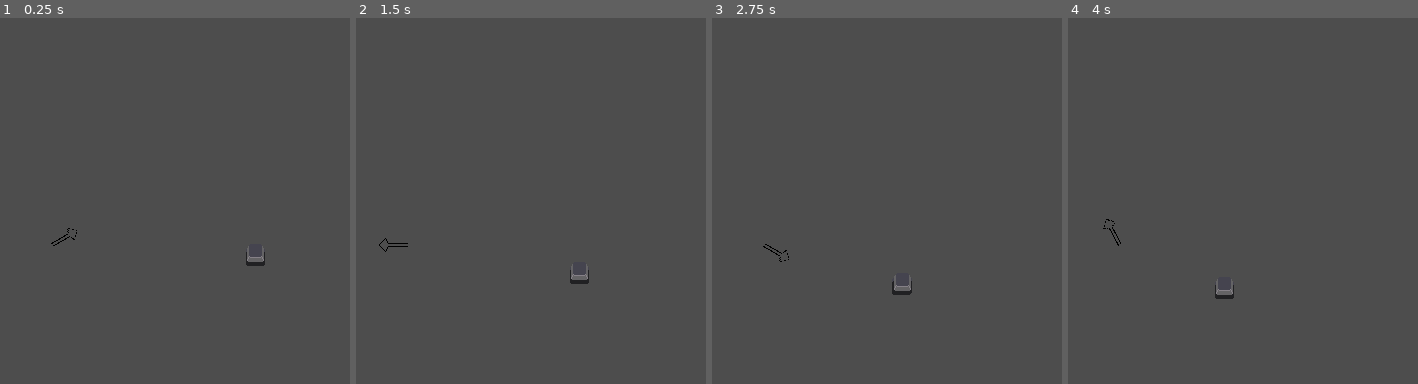
Above: before the commit, frames 1-4 (left to right).
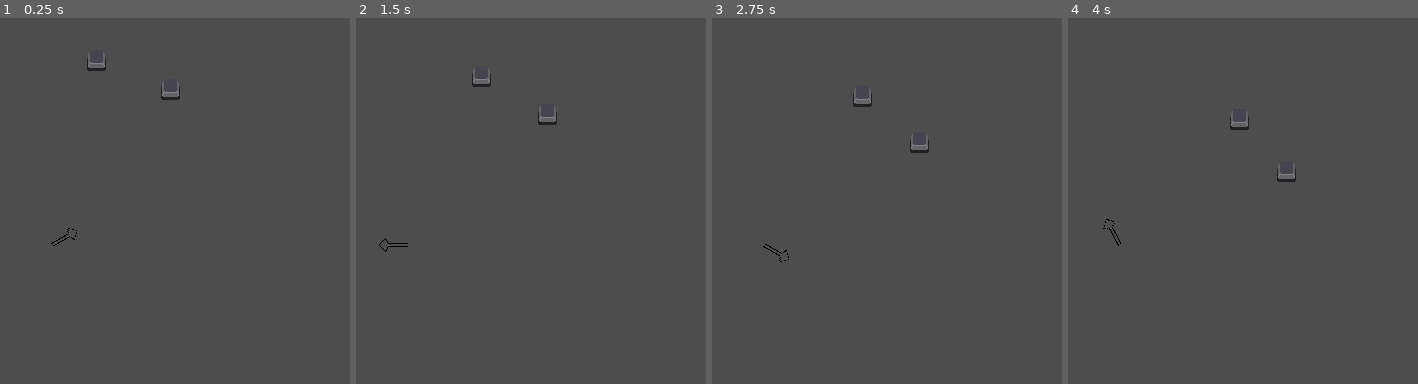
Above: after the commit, the same moments.

Repository: youchanje30/Help-Me-KeyBoard-Warrior
Game: Godot game, scene res://Scenes/test_main.tscn
The game is run twice, just before and just after one commit, with the same random seed, the same clock (stepped at 60 frames per second) and the same inputs.
Inputs (mouse positions are % of the whole screen's width and height, from its top left):
- Up to frame 1 (0.25 s): no input
- Up to frame 2 (1.5 s): click (90, 96) at 0.5 s; click (90, 96) at 1.25 s
- Up to frame 3 (2.75 s): click (90, 96) at 2 s
- Up to frame 4 (4 s): tap Enter (ui_accept) at 2.75, 3.02, 3.77 s
The pictures show only the part of the screen within x 36-86%, y 0-50%; the shares and areas given below are measured in that part.

The runs differ from the first frame. In frame 1, 0.2% of the frame differs, in the area x 24-76%, y 10-68%; in frame 2, 0.2%; in frame 3, 0.3%, in the area x 40-62%, y 20-76%; in frame 4, 0.2%.

Commit message:
fix spin enemy spawnangle
add spin speed
add move speed

Diff:
--- a/Scripts/Enemys/SpinEnemy.gd
+++ b/Scripts/Enemys/SpinEnemy.gd
@@ -2,12 +2,15 @@
 
 var distance : float
 var angle : float
-@export var speed : float = 25
+var angle_speed : float
+var move_speed : float
 
 func _ready() -> void:
 	super._ready()
 	distance = 200
-	angle = global_position.angle_to(Vector2.RIGHT)
+	angle = rad_to_deg(global_position.angle_to(Vector2.RIGHT))
+	angle_speed = randf_range(-10, 10)
+	move_speed = randf_range(3, 7)
 
 
 func move(delta):
@@ -16,6 +19,6 @@
 
 	var pos = dir * distance
 
-	angle += 5 * delta
-	distance -= delta * speed
+	angle += angle_speed * delta
+	distance -= move_speed * delta
 	global_position = pos
